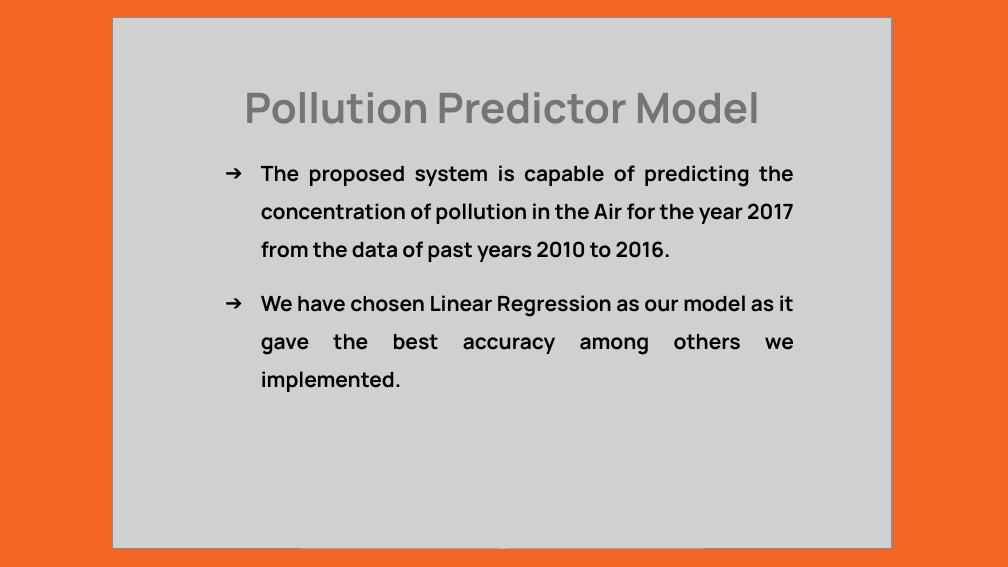
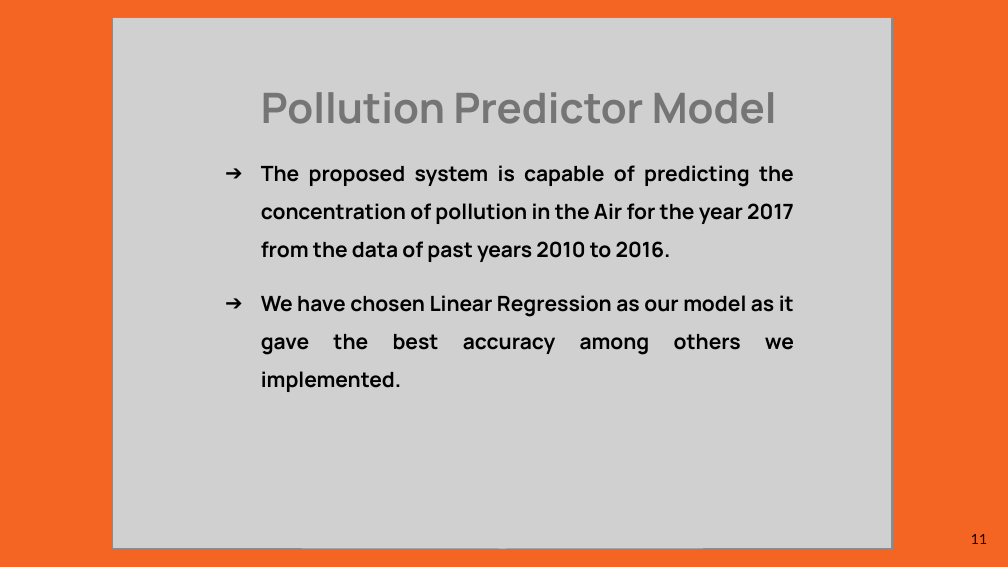
Before and after one commit to Pr0fess0rOP/Pollution-Predictor, a slide deck: slide 11 of DMP-Pollution Predictor Presentation.pptx (slide 8 before the commit). Drawn at 1008x567 pixels with LibreOffice and Linux fonts; fonts in the diff are those of the drawing; grey boxes stand for pictures. Boxes give left, top, right and bottom in pixels: in the first picture for what was removed or moved away, otherwise in the second. Text is boxed around its words. In the diff, an @@ line names an element or a change of style, - is before the commit and + after.

```diff
--- a/DMP-Pollution Predictor Presentation.pptx
+++ b/DMP-Pollution Predictor Presentation.pptx
@@ text "Pollution Predictor Model" at (261, 92, 777, 124): alignment left to centre @@
@@ page number added at (971, 534, 987, 544), 10 pt, text #000000 @@
+11
```
Also in this commit, not shown: 13 other slides changed, 3 slides added, 1 other file.
